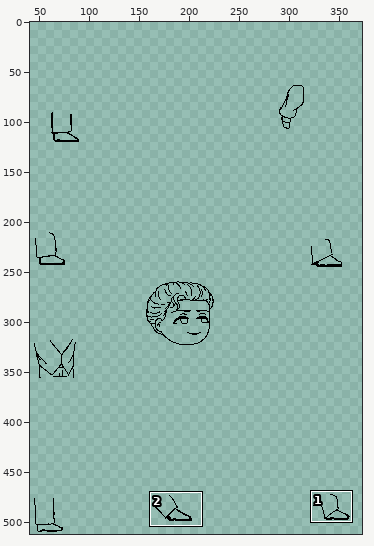
A sprite sheet gets an edit: assets/character/FighterBase/skins/4-pineman_tex.png. Above: a wide view before the commit, with the close-up outlined.
Close-up. The starting point:
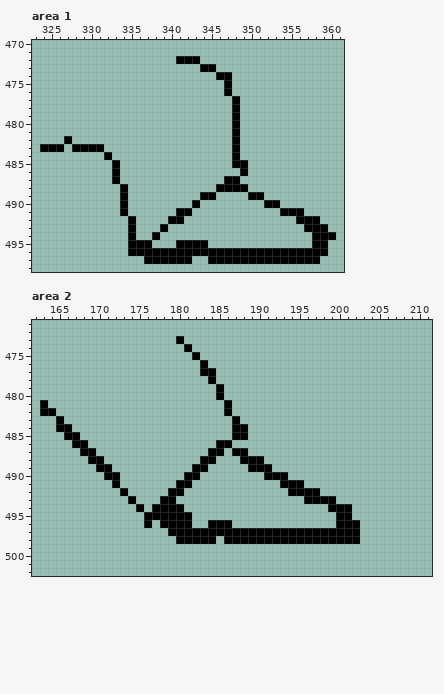
The file is 512x512 pixels. Pixels under 10% opacity are left out. Colours within 5 levels of each other are drawn and written as one. Shown: area 1: x 323..361, y 470..498; area 2: x 162..211, y 471..502. The wide view leaves out empty margins. The commit also changed other parts of the picture, which this record leaves out.
After the commit:
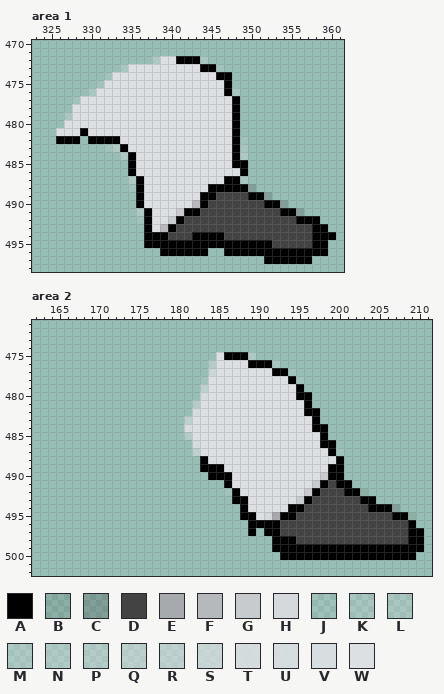
Palette (. is transparent): A #000000  B #43434320  C #43434340  D #434343  E #a7aaac  F #b6b9bb  G #c8cbce  H #d5d9dc  J #dce0e320  K #dce0e339  L #dce0e340  M #dce0e355  N #dce0e360  P #dce0e36c  Q #dce0e389  R #dce0e392  S #dce0e3b6  T #dce0e3e3  U #dce0e3e9  V #dce0e3f0  W #dce0e3
What changed:
Changed rows in their new state; - is an unchanged pixel.
Area 1:
first column x 324:
472 --------------MWW---L--------------
473 ----------LWWWWWWWWW--J------------
474 --------JWWWWWWWWWWWWW-------------
475 -------JWWWWWWWWWWWWWWW------------
476 ------LWWWWWWWWWWWWWWWW-L----------
477 ----JWWWWWWWWWWWWWWWWWWW-----------
478 ----WWWWWWWWWWWWWWWWWWWW-----------
479 ---LWWWWWWWWWWWWWWWWWWWW-----------
480 ---WWWWWWWWWWWWWWWWWWWWW-----------
481 --WWWAWWWWWWWWWWWWWWWWWW-----------
482 --A-A-AAAAWWWWWWWWWWWWWW-J---------
483 ...-....JNAWWWWWWWWWWWWW-K---------
484 --------.-MAWWWWWWWWWWWW-M---------
485 ---------.-AWWWWWWWWWWWW-----------
486 ---------.-AWWWWWWWWWWWWW----------
487 ---------.-NAWWWWWWWWWW--L---------
488 ----------.JAWWWWWWWWA----C--------
489 ----------.-AWWWWWWW--DDDD--C------
490 ----------.-AWWWWWWFADDDDDDD--C----
491 ----------.-NAWWWG-ADDDDDDDDDD--C--
492 -----------.JAWWG-DDDDDDDDDDDDDD---
493 -----------.-AWFADDDDDDDDDDDDDDDDD-
494 -----------.-A-ADDDAAAADDDDDDDDDDD-
495 -----------..-AAA----AAAAAAAADDDDD-
496 -----------....------..------------
497 -------------......--.......------.
Area 2:
first column x 163:
473 -----------------.------------------------------
474 ------------------.-----------------------------
475 -------------------.--WAAAM---------------------
476 --------------------.PWWWWAAAL------------------
477 --------------------.SWWWWWWWAAJ----------------
478 --------------------JWWWWWWWWWWAJ---------------
479 --------------------QWWWWWWWWWWWA---------------
480 --------------------UWWWWWWWWWWWAA--------------
481 .------------------PWWWWWWWWWWWWWA--------------
482 ..-----------------TWWWWWWWWWWWWWAA-------------
483 --.---------------QWWWWWWWWWWWWWWWA-------------
484 --..--------------VWWWWWWWWWWWWWWWAA------------
485 ---..-------------PWWWWWWWWWWWWWWWWA------------
486 ----..-------------TWWWWWWWWWWWWWWWAA-----------
487 -----..------------RWWWWWWWWWWWWWWWWAJ----------
488 ------..-------------WWWWWWWWWWWWWWWWA----------
489 -------..----------.-AAWWWWWWWWWWWWWAA----------
490 --------..--------..-AAAWWWWWWWWWWWGAA----------
491 ---------.-------..----AWWWWWWWWWWGADAA---------
492 ----------.-----..-----JAWWWWWWWWG-DDDAAB-------
493 -----------.---..-------AAWWWWWWG-DDDDDDAA------
494 ------------.-....-------AWWWWWAADDDDDDDDAAAC---
495 -------------......------AAWHEAADDDDDDDDDDDDAAB-
496 -------------.-....--...--AAAADDDDDDDDDDDDDDDDA-
497 ----------------..........-.--DDDDDDDDDDDDDDDDAA
498 -----------------.....-......---DDDDDDDDDDDDDDAA
499 -----------------------------AAAAAAAAAAAAAAAAAAA
500 ------------------------------AAAAAAAAAAAAAAAAA-
